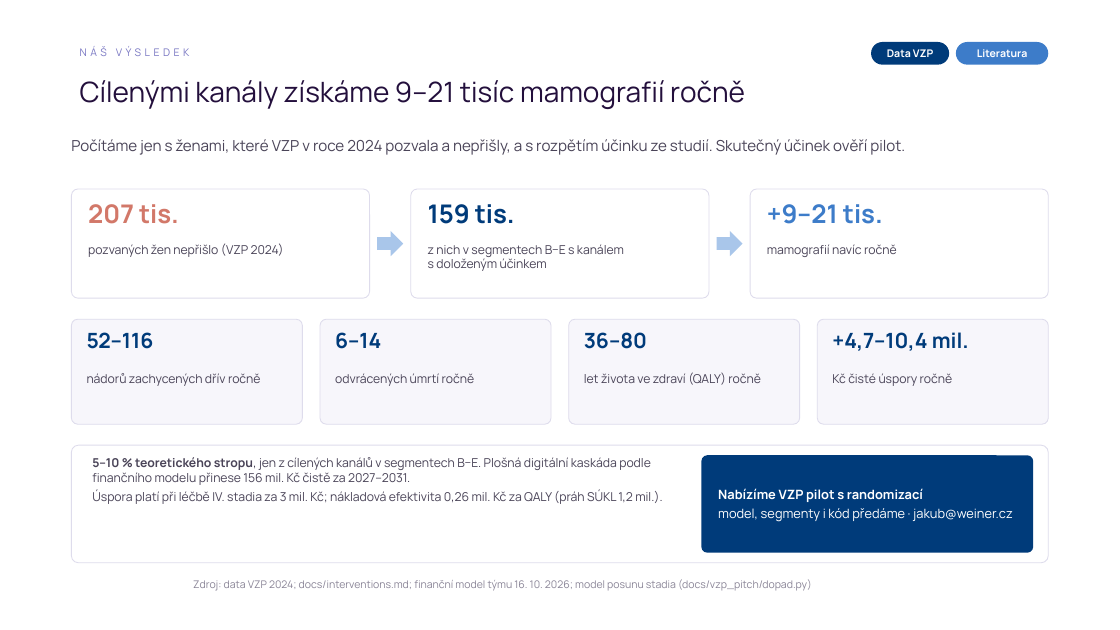
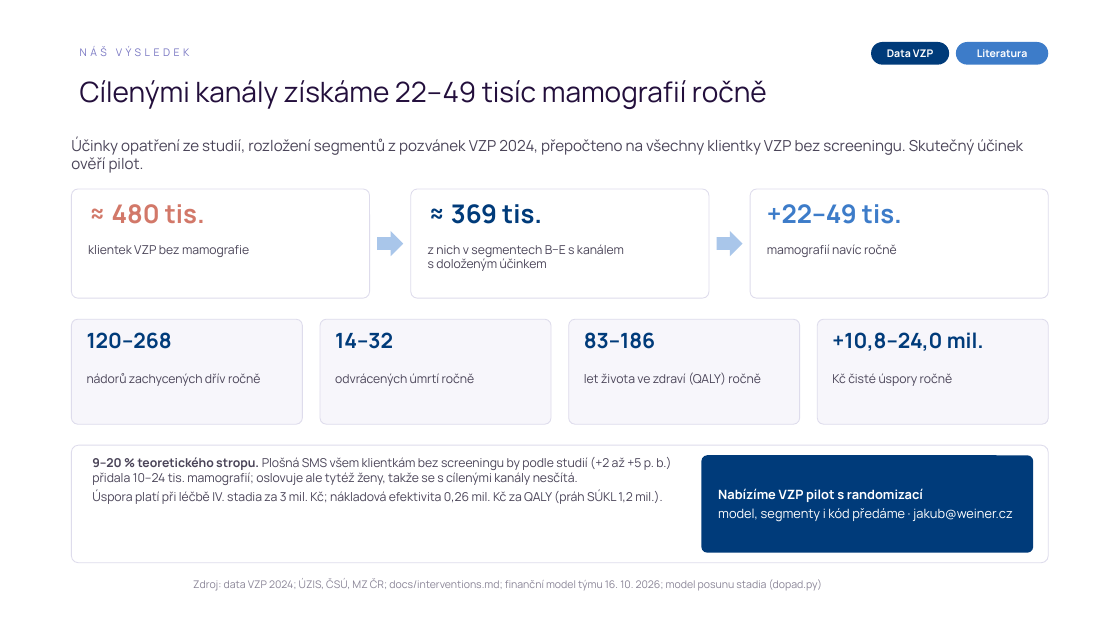
Before and after one commit to vit-tucek/mamograf-vzp, a slide deck: slide 6 of docs/vzp_pitch/pitch_v2.pptx. Drawn at 1120x630 pixels with LibreOffice and Linux fonts; fonts in the diff are those of the drawing; background and template pictures are left out. Boxes give left, top, right and bottom in pixels: in the first picture for what was removed or moved away, otherwise in the second. Text is boxed around its words. In the diff, an @@ line names an element or a change of style, - is before the commit and + after.

```diff
--- a/docs/vzp_pitch/pitch_v2.pptx
+++ b/docs/vzp_pitch/pitch_v2.pptx
@@ title at (80, 80, 767, 109): text changed @@
-Cílenými kanály získáme 9–21 tisíc mamografií ročně
+Cílenými kanály získáme 22–49 tisíc mamografií ročně
@@ text at (71, 137, 1023, 173): text changed @@
-Počítáme jen s ženami, které VZP v roce 2024 pozvala a nepřišly, a s rozpětím účinku ze studií. Skutečný účinek ověří pilot.
+Účinky opatření ze studií, rozložení segmentů z pozvánek VZP 2024, přepočteno na všechny klientky VZP bez screeningu. Skutečný účinek ověří pilot.
@@ text at (112, 204, 205, 224): text changed @@
-207 tis.
+≈ 480 tis.
@@ text at (451, 204, 542, 224): text changed @@
-159 tis.
+≈ 369 tis.
@@ text at (767, 204, 902, 224): text changed @@
-+9–21 tis.
++22–49 tis.
@@ text at (88, 245, 249, 257): text changed @@
-pozvaných žen nepřišlo (VZP 2024)
+klientek VZP bez mamografie
@@ text at (87, 332, 172, 349): text changed @@
-52–116
+120–268
@@ text at (335, 332, 393, 349): text changed @@
-6–14
+14–32
@@ text at (584, 332, 655, 349): text changed @@
-36–80
+83–186
@@ text at (832, 332, 984, 351): text changed @@
-+4,7–10,4 mil.
++10,8–24,0 mil.
@@ text at (92, 457, 671, 485): text changed @@
-5–10 % teoretického stropu, jen z cílených kanálů v segmentech B–E. Plošná digitální kaskáda podle finančního modelu přinese 156 mil. Kč čistě za 2027–2031.
+9–20 % teoretického stropu. Plošná SMS všem klientkám bez screeningu by podle studií (+2 až +5 p. b.) přidala 10–24 tis. mamografií; oslovuje ale tytéž ženy, takže se s cílenými kanály nesčítá.
@@ text at (193, 578, 822, 591): text changed @@
-Zdroj: data VZP 2024; docs/interventions.md; finanční model týmu 16. 10. 2026; model posunu stadia (docs/vzp_pitch/dopad.py)
+Zdroj: data VZP 2024; ÚZIS, ČSÚ, MZ ČR; docs/interventions.md; finanční model týmu 16. 10. 2026; model posunu stadia (dopad.py)
```
Also in this commit, not shown: 1 other slide changed, 3 other files.
